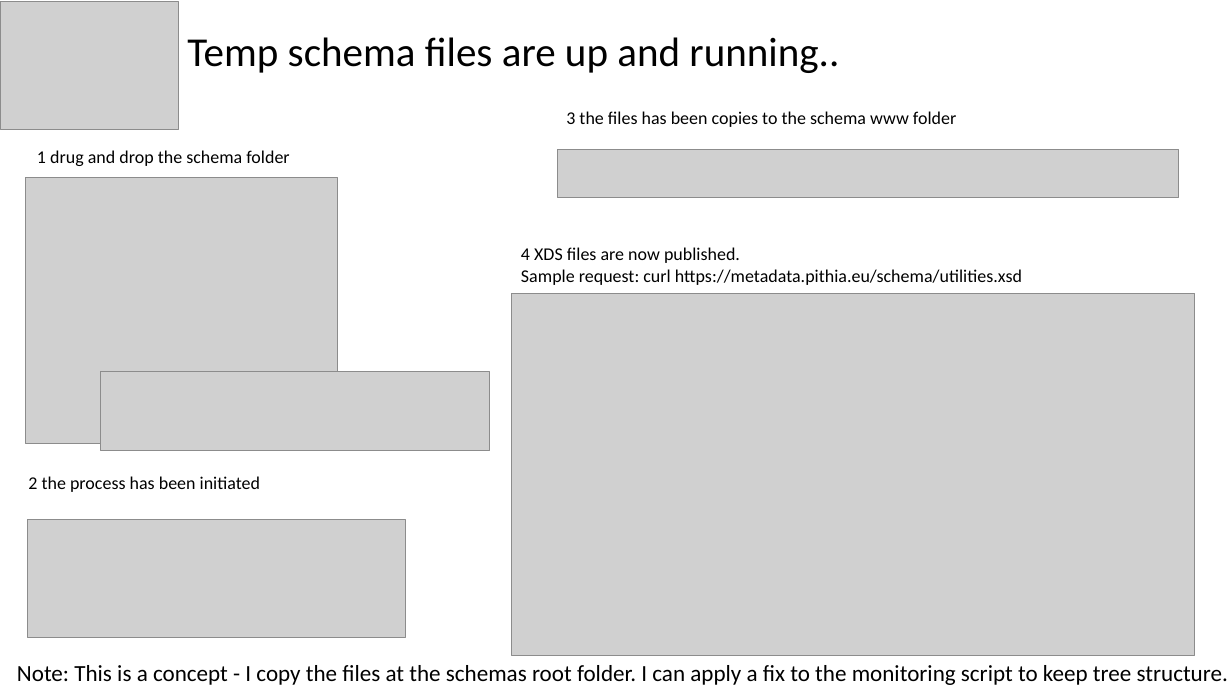
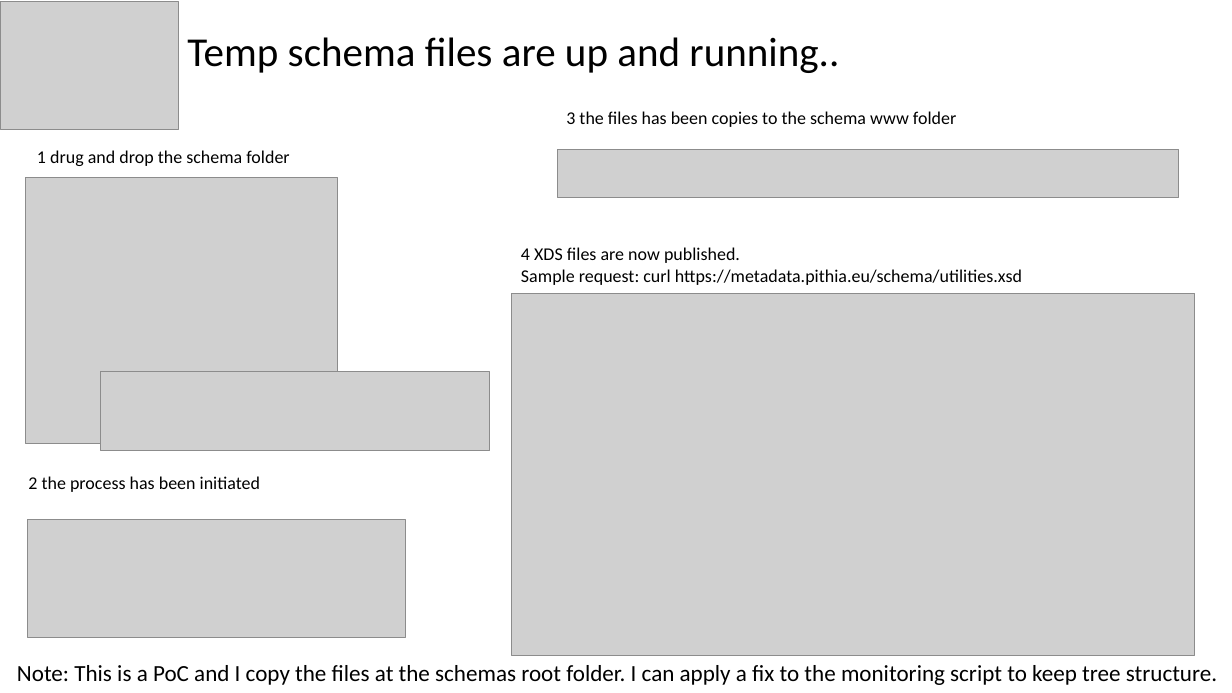
Before and after one commit to pithia-eu/metadata-services, a slide deck: slide 8 of schema/schema - process v1.pptx. Drawn at 1232x693 pixels with LibreOffice and Linux fonts; fonts in the diff are those of the drawing; grey boxes stand for pictures. Boxes give left, top, right and bottom in pixels: in the first picture for what was removed or moved away, otherwise in the second. Text is boxed around its words. In the diff, an @@ line names an element or a change of style, - is before the commit and + after.

```diff
--- a/schema/schema - process v1.pptx
+++ b/schema/schema - process v1.pptx
@@ text at <box>17,665,1217,685</box>: text changed @@
-Note: This is a concept - I copy the files at the schemas root folder. I can apply a fix to the monitoring script to keep tree structure.
+Note: This is a PoC and I copy the files at the schemas root folder. I can apply a fix to the monitoring script to keep tree structure.
```
Also in this commit, not shown: 2 other slides changed.
